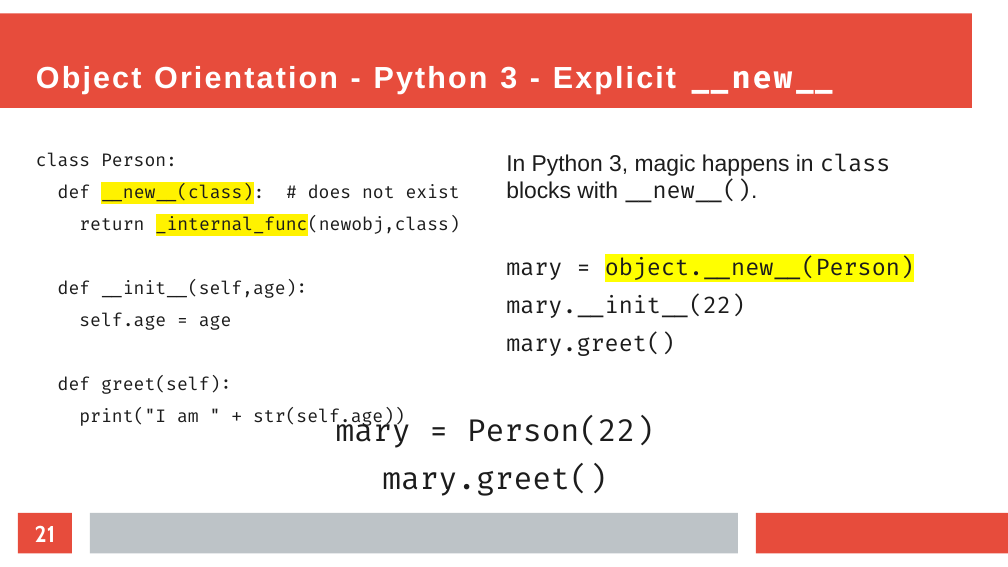
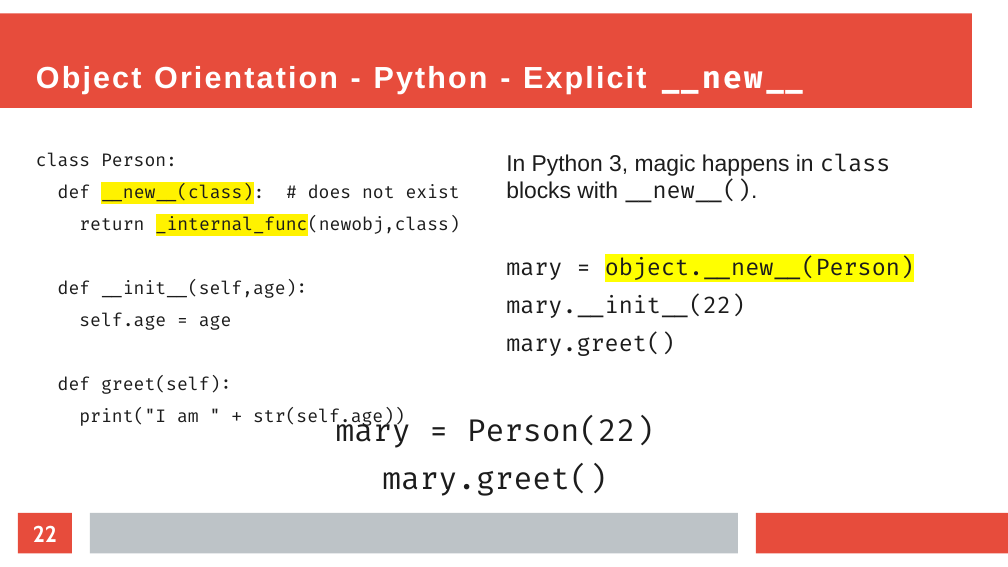
Before and after one commit to EvanCarroll/tech-presentations, a slide deck: slide 22 of perl/objects.odp (slide 21 before the commit). Drawn at 1008x567 pixels with LibreOffice and Linux fonts; fonts in the diff are those of the drawing. Boxes give left, top, right and bottom in pixels: in the first picture for what was removed or moved away, otherwise in the second. Text is boxed around its words. In the diff, an @@ line names an element or a change of style, - is before the commit and + after.

```diff
--- a/perl/objects.odp
+++ b/perl/objects.odp
@@ title at <box>36,66,804,94</box>: text changed @@
-Object Orientation - Python 3 - Explicit __new__
+Object Orientation - Python - Explicit __new__
@@ page number at <box>33,525,57,542</box>: text changed @@
-21
+22
```
Also in this commit, not shown: 15 other slides changed, 1 slide added.
